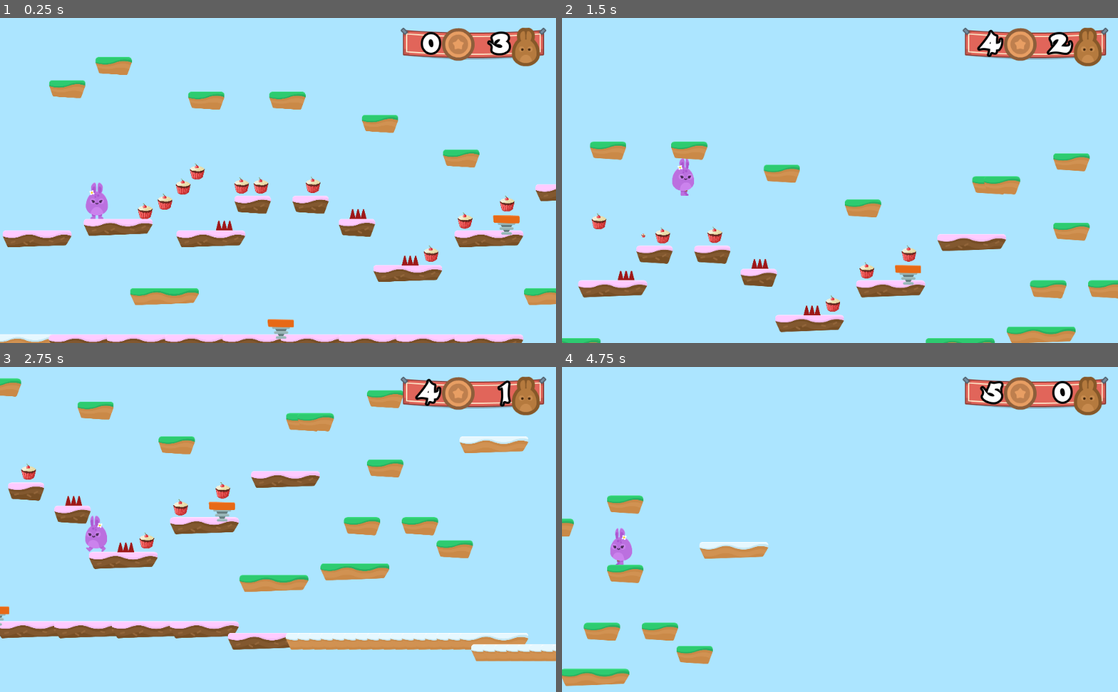
Above: before the commit, frames 1-4 (two rows, left to right).
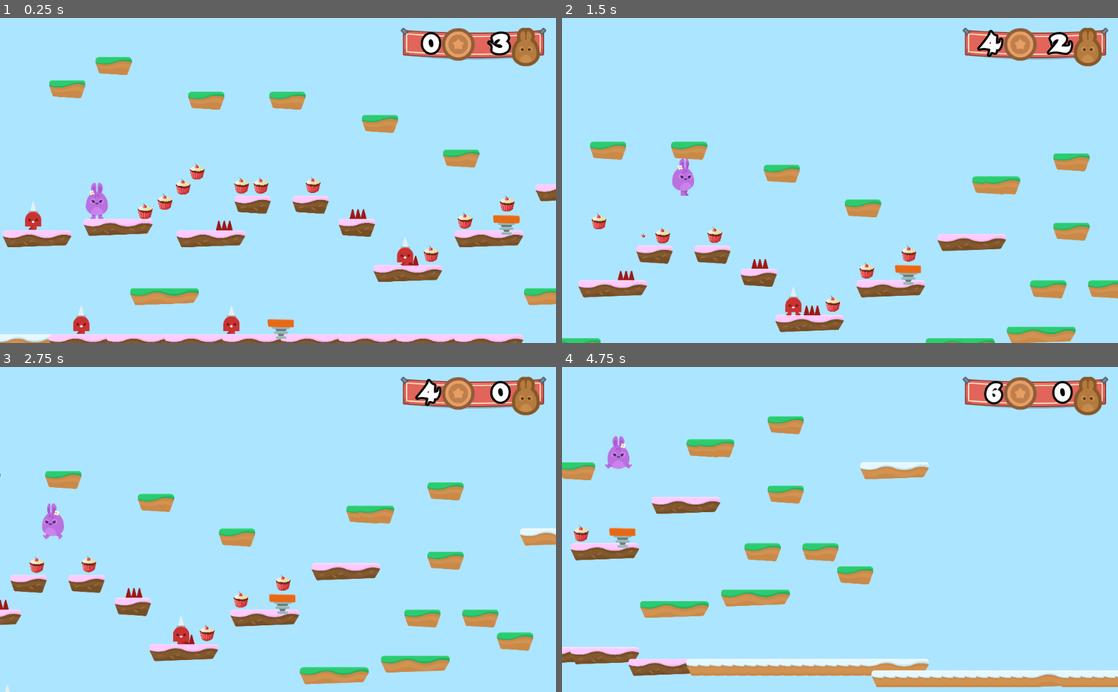
Above: after the commit, the same moments.

Repository: vrudas/hoppy-days
Game: Godot game, scene res://Levels/Level1.tscn
The game is run twice, just before and just after one commit, with the same random seed, the same clock (stepped at 60 frames per second) and the same inputs.
Inputs:
- Up to frame 1 (0.25 s): no input
- Up to frame 2 (1.5 s): hold D (right) from 0.53 s (still down); tap W (jump) at 0.77 s
- Up to frame 3 (2.75 s): tap W (jump) at 1.52 s; release D (right) at 2.03 s; hold A (left) from 2.03 s (still down)
- Up to frame 4 (4.75 s): release A (left) at 2.78 s; hold D (right) 2.78-4.28 s; tap W (jump) at 3.02, 3.77, 4.52 s; hold A (left) from 4.28 s (still down)

The runs differ from the first frame. In frame 1, 0.6% of the frame differs, in the area x 4-75%, y 56-98%; in frame 2, 0.2%; in frame 3, 21%, in the area x 0-100%, y 3-100%; in frame 4, 14%.

Commit message:
Implemented Spikeman NPC

Diff:
--- a/Levels/Level1.tscn
+++ b/Levels/Level1.tscn
@@ -8,6 +8,7 @@
 [ext_resource path="res://Levels/GameState.gd" type="Script" id=6]
 [ext_resource path="res://GUI/GUI.tscn" type="PackedScene" id=7]
 [ext_resource path="res://Items/Coin.tscn" type="PackedScene" id=8]
+[ext_resource path="res://NPCs/Spikeman.tscn" type="PackedScene" id=9]
 
 [node name="Level1" type="Node2D"]
 position = Vector2( 39.8112, 740.488 )
@@ -79,3 +80,17 @@
 autoplay = true
 
 [node name="GUI" parent="." instance=ExtResource( 7 )]
+
+[node name="NPCs" type="Node" parent="."]
+
+[node name="Spikeman" parent="NPCs" instance=ExtResource( 9 )]
+position = Vector2( 233.192, 1170.75 )
+
+[node name="Spikeman2" parent="NPCs" instance=ExtResource( 9 )]
+position = Vector2( 498.969, 1748.99 )
+
+[node name="Spikeman3" parent="NPCs" instance=ExtResource( 9 )]
+position = Vector2( 1328.62, 1748.99 )
+
+[node name="Spikeman4" parent="NPCs" instance=ExtResource( 9 )]
+position = Vector2( 2288.77, 1368.29 )
--- /dev/null
+++ b/NPCs/Spikeman.tscn
@@ -0,0 +1,86 @@
+[gd_scene load_steps=8 format=2]
+
+[ext_resource path="res://GFX/Enemies/spikeMan_stand.png" type="Texture" id=1]
+[ext_resource path="res://GFX/Enemies/spikeMan_walk1.png" type="Texture" id=2]
+[ext_resource path="res://GFX/Enemies/spikeMan_walk2.png" type="Texture" id=3]
+[ext_resource path="res://Hazards/Hazards.gd" type="Script" id=4]
+
+[sub_resource type="SpriteFrames" id=1]
+animations = [ {
+"frames": [ ExtResource( 1 ) ],
+"loop": true,
+"name": "stand",
+"speed": 5.0
+}, {
+"frames": [ ExtResource( 2 ), ExtResource( 3 ) ],
+"loop": true,
+"name": "walk",
+"speed": 5.0
+} ]
+
+[sub_resource type="CapsuleShape2D" id=2]
+radius = 44.1407
+height = 63.9187
+
+[sub_resource type="Animation" id=3]
+resource_name = "Spikeman"
+length = 6.0
+loop = true
+step = 1.0
+tracks/0/type = "value"
+tracks/0/path = NodePath(".:position")
+tracks/0/interp = 1
+tracks/0/loop_wrap = true
+tracks/0/imported = false
+tracks/0/enabled = true
+tracks/0/keys = {
+"times": PoolRealArray( 0, 1, 2, 4, 5 ),
+"transitions": PoolRealArray( 1, 1, 1, 1, 1 ),
+"update": 0,
+"values": [ Vector2( 0, 0 ), Vector2( -100, 0 ), Vector2( -100, 0 ), Vector2( 100, 0 ), Vector2( 100, 0 ) ]
+}
+tracks/1/type = "value"
+tracks/1/path = NodePath("AnimatedSprite:animation")
+tracks/1/interp = 1
+tracks/1/loop_wrap = true
+tracks/1/imported = false
+tracks/1/enabled = true
+tracks/1/keys = {
+"times": PoolRealArray( 0, 1, 2, 4, 5 ),
+"transitions": PoolRealArray( 1, 1, 1, 1, 1 ),
+"update": 1,
+"values": [ "walk", "stand", "walk", "stand", "walk" ]
+}
+tracks/2/type = "value"
+tracks/2/path = NodePath("AnimatedSprite:flip_h")
+tracks/2/interp = 1
+tracks/2/loop_wrap = true
+tracks/2/imported = false
+tracks/2/enabled = true
+tracks/2/keys = {
+"times": PoolRealArray( 0, 2, 5 ),
+"transitions": PoolRealArray( 1, 1, 1 ),
+"update": 1,
+"values": [ true, false, true ]
+}
+
+[node name="Spikeman" type="Node2D"]
+
+[node name="Area2D" type="Area2D" parent="."]
+collision_layer = 4
+script = ExtResource( 4 )
+
+[node name="AnimatedSprite" type="AnimatedSprite" parent="Area2D"]
+frames = SubResource( 1 )
+animation = "stand"
+playing = true
+flip_h = true
+
+[node name="CollisionShape2D" type="CollisionShape2D" parent="Area2D"]
+visible = false
+shape = SubResource( 2 )
+
+[node name="AnimationPlayer" type="AnimationPlayer" parent="Area2D"]
+autoplay = "Spikeman"
+anims/Spikeman = SubResource( 3 )
+[connection signal="body_entered" from="Area2D" to="Area2D" method="_on_SpikeTop_body_entered"]
Not shown: 1 places in Levels/Level1.tscn that only renumber resources
